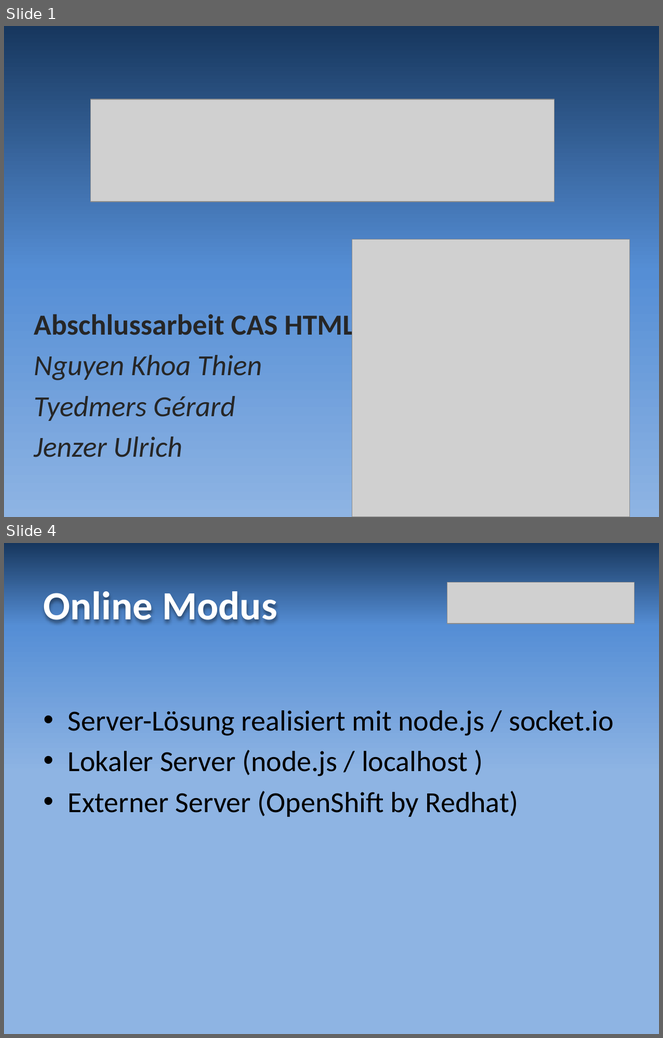
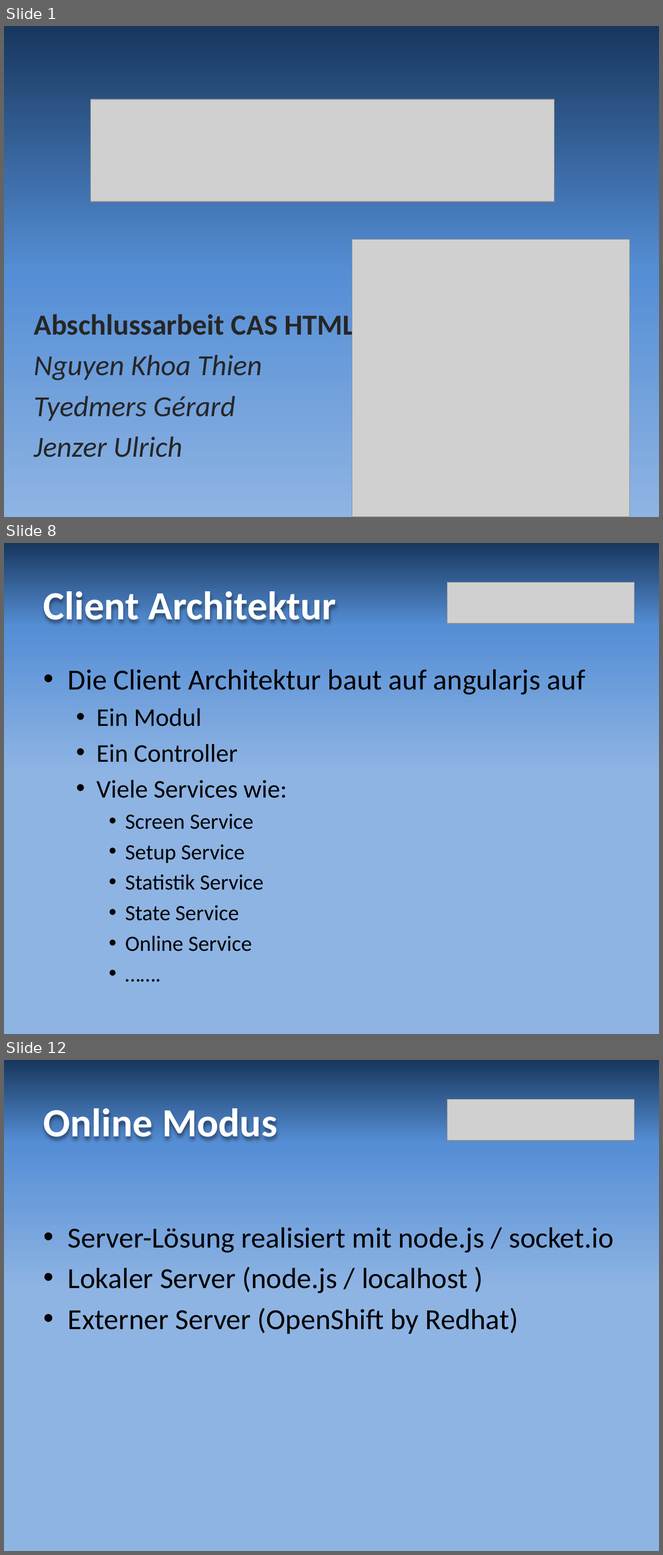
Before and after one commit to grrd01/Reversi---Legacy-BFH-Version, a slide deck: resources/reversi_praesentation.pptx. Shown one above the other, each under a label of ours: slides 1 and 4 before the commit, slides 1, 8 and 12 after it; the slides between them are not shown. The pictures are 663x1038 and 663x1555 pixels, drawn with LibreOffice and Linux fonts; fonts in the diff are those of the drawing; grey boxes stand for pictures. Boxes give left, top, right and bottom in pixels: in the first picture for what was removed or moved away, otherwise in the second. Text is boxed around its words. In the diff, an @@ line names an element or a change of style, - is before the commit and + after.

```diff
--- a/resources/reversi_praesentation.pptx
+++ b/resources/reversi_praesentation.pptx
@@ slide 8 added at box(4, 543, 659, 1034), background gradient #17375E to #558ED5 to #8EB4E3 @@
@@ picture added at box(448, 583, 635, 624) @@
@@ title added at box(44, 591, 336, 622), 44 pt, text #FFFFFF, bold @@
+Client Architektur
@@ text added at box(68, 669, 585, 952), 24 pt, text #000000 @@
+• Die Client Architektur baut auf angularjs auf
+  • Ein Modul
+  • Ein Controller
+  • Viele Services wie:
+    • Screen Service
+    • Setup Service
+    • Statistik Service
+    • State Service
+    • Online Service
+    • …….
@@ what was slide 4 is now slide 12 @@
```
Also in this commit, not shown: 1 slide changed, 8 other slides added, 1 slide removed.
